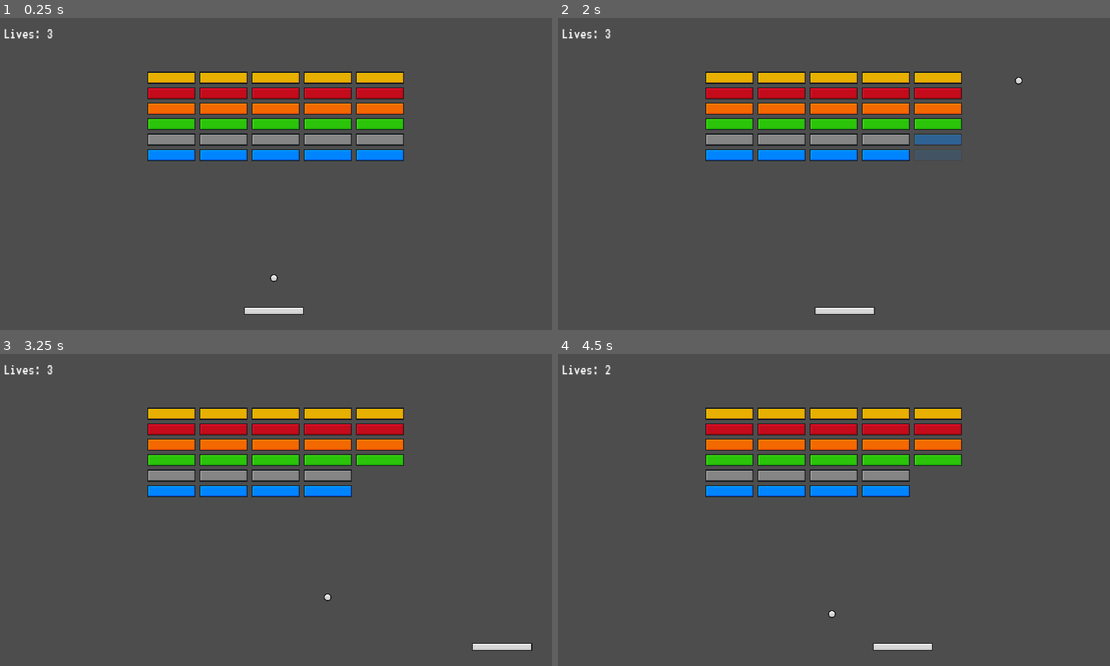
Above: before the commit, frames 1-4 (two rows, left to right).
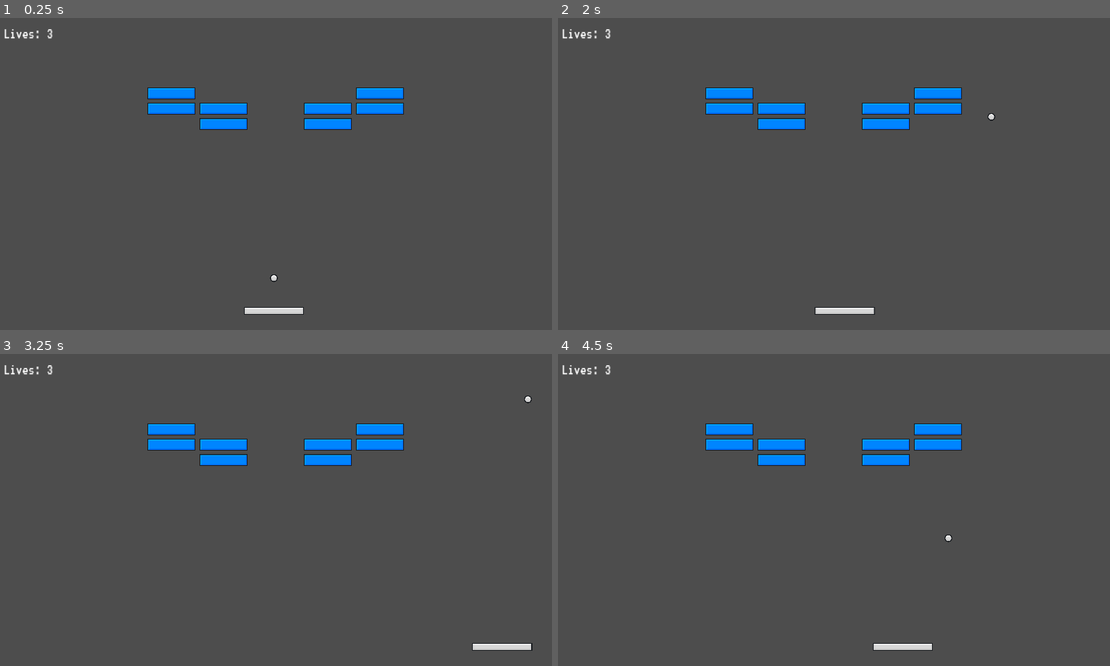
Above: after the commit, the same moments.

Repository: erenliving/brick-breaker-tutorial
Game: Godot game, scene res://scenes/main.tscn
Two runs of this game, one before a commit and one after it. Both use one fixed random seed, a clock stepped at 60 frames per second and the inputs below.
Inputs:
- Up to frame 1 (0.25 s): no input
- Up to frame 2 (2 s): tap Enter at 0.5 s; hold D (right) 0.53-1.28 s; hold A (left) from 1.28 s (still down)
- Up to frame 3 (3.25 s): release A (left) at 2.03 s; hold D (right) from 2.03 s (still down)
- Up to frame 4 (4.5 s): release D (right) at 3.53 s; hold A (left) from 3.53 s (still down)

The runs differ from the first frame. In frame 1, 9.7% of the frame differs, in the area x 26-74%, y 17-46%; in frame 2, 9.3%; in frame 3, 9.1%; in frame 4, 9.1%.

Commit message:
Add game won scenario and UI container

Diff:
--- a/project.godot
+++ b/project.godot
@@ -14,6 +14,10 @@
 run/main_scene="res://scenes/main.tscn"
 config/features=PackedStringArray("4.2", "Forward Plus")
 config/icon="res://icon.svg"
+
+[autoload]
+
+LevelDefinitions="*res://scripts/level_definitions.gd"
 
 [display]
 
--- a/scenes/ui.tscn
+++ b/scenes/ui.tscn
@@ -4,7 +4,7 @@
 [ext_resource type="Script" path="res://scripts/ui.gd" id="1_dw28q"]
 
 [sub_resource type="StyleBoxFlat" id="StyleBoxFlat_vxxbt"]
-bg_color = Color(0.643137, 0.156863, 0, 1)
+bg_color = Color(0, 0.439216, 0.141176, 1)
 
 [node name="UI" type="CanvasLayer"]
 script = ExtResource("1_dw28q")
@@ -62,4 +62,38 @@
 layout_mode = 2
 text = "RESTART GAME"
 
+[node name="LevelWonContainer" type="CenterContainer" parent="."]
+visible = false
+anchors_preset = 15
+anchor_right = 1.0
+anchor_bottom = 1.0
+grow_horizontal = 2
+grow_vertical = 2
+
+[node name="Panel" type="Panel" parent="LevelWonContainer"]
+custom_minimum_size = Vector2(300, 300)
+layout_mode = 2
+theme_override_styles/panel = SubResource("StyleBoxFlat_vxxbt")
+
+[node name="VBoxContainer" type="VBoxContainer" parent="LevelWonContainer/Panel"]
+layout_mode = 1
+anchors_preset = 15
+anchor_right = 1.0
+anchor_bottom = 1.0
+grow_horizontal = 2
+grow_vertical = 2
+alignment = 1
+
+[node name="LevelWonLabel" type="Label" parent="LevelWonContainer/Panel/VBoxContainer"]
+unique_name_in_owner = true
+layout_mode = 2
+text = "YOU HAVE WON THE LEVEL"
+horizontal_alignment = 1
+
+[node name="LevelWonButton" type="Button" parent="LevelWonContainer/Panel/VBoxContainer"]
+unique_name_in_owner = true
+layout_mode = 2
+text = "GO TO NEXT LEVEL"
+
 [connection signal="pressed" from="GameLostContainer/Panel/VBoxContainer/GameLostButton" to="." method="_on_game_lost_button_pressed"]
+[connection signal="pressed" from="LevelWonContainer/Panel/VBoxContainer/LevelWonButton" to="." method="_on_level_won_button_pressed"]
--- a/scripts/brick_spawner.gd
+++ b/scripts/brick_spawner.gd
@@ -16,7 +16,7 @@
 var brick_count = 0
 
 func _ready():
-	spawn()
+	spawn_from_definition(LevelDefinitions.get_current_level_definition())
 
 func spawn():
 	var test_brick = brick_scene.instantiate() as Brick
@@ -37,9 +37,36 @@
 			var y = spawn_position_y + i * (margin.y + brick.get_size().y)
 			brick.set_position(Vector2(x, y))
 			brick.brick_destroyed.connect(on_brick_destroyed)
+			brick_count += 1
+
+func spawn_from_definition(level_definition):
+	var test_brick = brick_scene.instantiate() as Brick
+	add_child(test_brick)
+	var brick_size = test_brick.get_size()
+	test_brick.queue_free()
+	var rows = level_definition.size()
+	var columns = level_definition[0].size()
+
+	var row_width = brick_size.x * columns + margin.x * (columns - 1)
+	var spawn_position_x = (-row_width + brick_size.x + margin.x) / 2
+	var spawn_position_y = spawn_start.position.y
+
+	for i in rows:
+		for j in columns:
+			if level_definition[i][j] == 0:
+				continue
+
+			var brick = brick_scene.instantiate() as Brick
+			add_child(brick)
+			brick.set_level(level_definition[i][j])
+			var x = spawn_position_x + j * (margin.x + brick.get_size().x)
+			var y = spawn_position_y + i * (margin.y + brick.get_size().y)
+			brick.set_position(Vector2(x, y))
+			brick.brick_destroyed.connect(on_brick_destroyed)
+			brick_count += 1
 
 func on_brick_destroyed():
 	brick_count -= 1
 	if brick_count == 0:
-		ball.stop_ball()
-		ui.game_over()
+		ball.reset_ball()
+		ui.on_level_won()
--- /dev/null
+++ b/scripts/level_definitions.gd
@@ -0,0 +1,27 @@
+extends Node
+
+var current_level = 1
+
+var level_1 = [
+	[0,0,0,0,0],
+	[1,0,0,0,1],
+	[1,1,0,1,1],
+	[0,1,0,1,0]
+]
+var level_2 = [
+	[5,5,5,5,5],
+	[1,2,3,4,5],
+	[0,1,2,3,0],
+	[0,4,0,2,0]
+]
+var level_3 = [
+	[5,5,5,5,5,5,5,5],
+	[5,4,4,4,4,4,4,5],
+	[0,0,5,3,3,5,0,0],
+	[2,2,3,4,4,3,2,2],
+	[1,1,1,1,1,1,1,1]
+]
+var levels = [level_1]
+
+func get_current_level_definition():
+	return levels[current_level - 1]
--- a/scripts/ui.gd
+++ b/scripts/ui.gd
@@ -5,6 +5,9 @@
 
 @onready var lives_label = %LivesLabel
 @onready var game_lost_container = $GameLostContainer
+@onready var level_won_container = $LevelWonContainer
+@onready var level_won_label = %LevelWonLabel
+@onready var level_won_button = %LevelWonButton
 
 func set_lives(lives: int):
 	lives_label.text = "Lives: %d" % lives
@@ -14,3 +17,17 @@
 
 func _on_game_lost_button_pressed():
 	get_tree().reload_current_scene()
+
+func on_level_won():
+	if LevelDefinitions.current_level < LevelDefinitions.levels.size():
+		LevelDefinitions.current_level += 1
+		level_won_label.text = "YOU HAVE WON THE LEVEL"
+		level_won_button.text = "GO TO NEXT LEVEL"
+	else:
+		LevelDefinitions.current_level = 1
+		level_won_label.text = "YOU HAVE WON THE GAME! CONGRATS!"
+		level_won_button.text = "RESTART GAME"
+	level_won_container.show()
+
+func _on_level_won_button_pressed():
+	get_tree().reload_current_scene()
